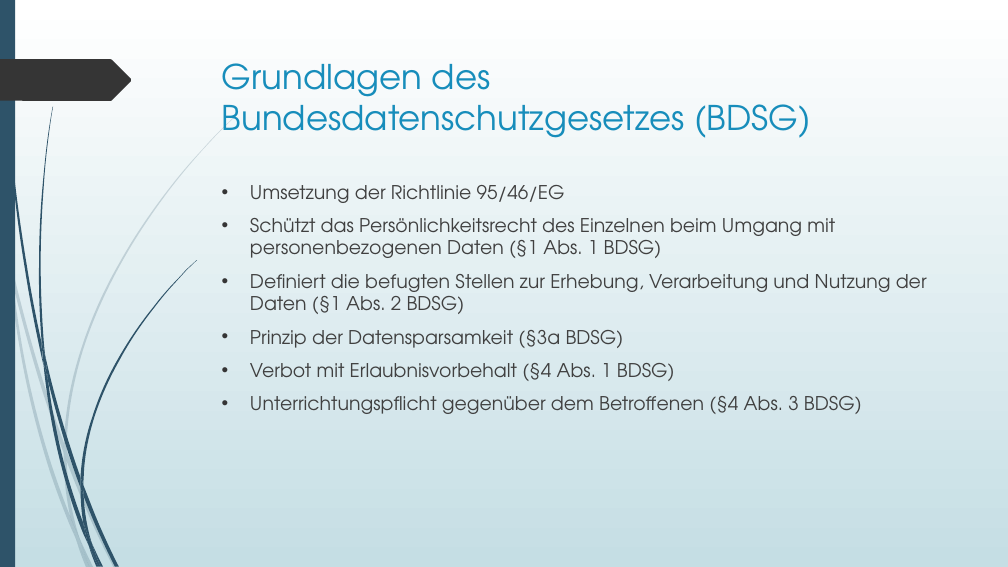
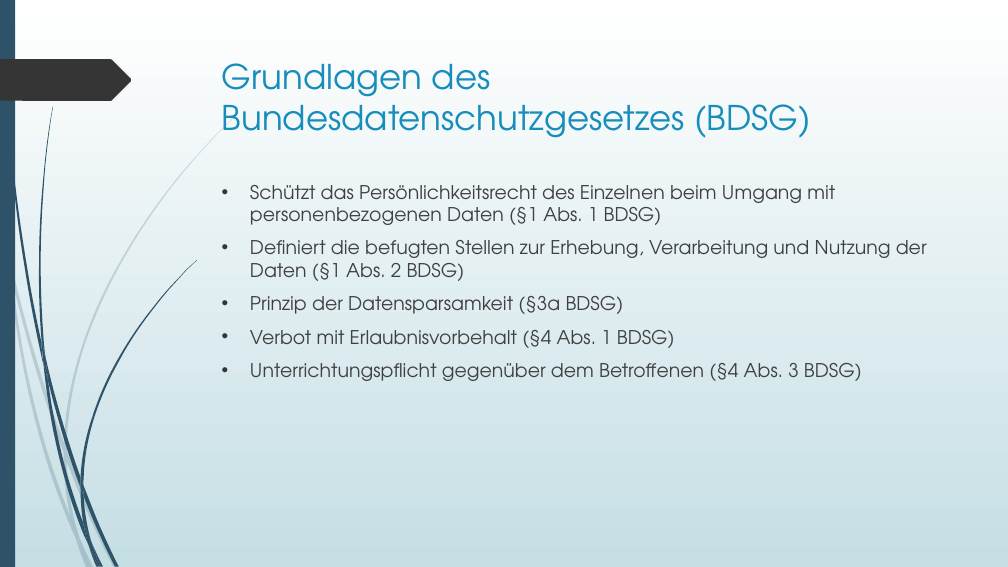
Before and after one commit to Jerobeam/Datenschutz-in-sozialen-Netzwerken, a slide deck: slide 3 of Praesentation/Nationale und internationale Datenschutzregelungen in sozialen Netzwerken.pptx. Drawn at 1008x567 pixels with LibreOffice and Linux fonts; fonts in the diff are those of the drawing. Boxes give left, top, right and bottom in pixels: in the first picture for what was removed or moved away, otherwise in the second. Text is boxed around its words. In the diff, an @@ line names an element or a change of style, - is before the commit and + after.

```diff
--- a/Praesentation/Nationale und internationale Datenschutzregelungen in sozialen Netzwerken.pptx
+++ b/Praesentation/Nationale und internationale Datenschutzregelungen in sozialen Netzwerken.pptx
@@ text at (250, 185, 565, 203): paragraph removed @@
-• Umsetzung der Richtlinie 95/46/EG
```
Also in this commit, not shown: 2 other slides changed, 1 other file.
